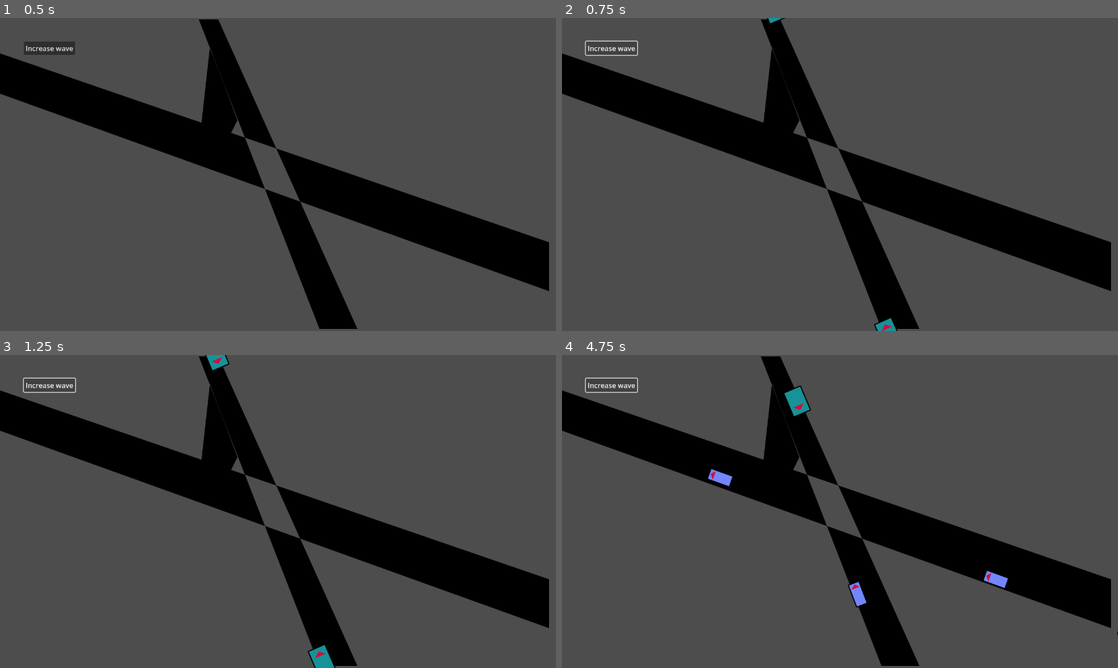
Above: before the commit, frames 1-4 (two rows, left to right).
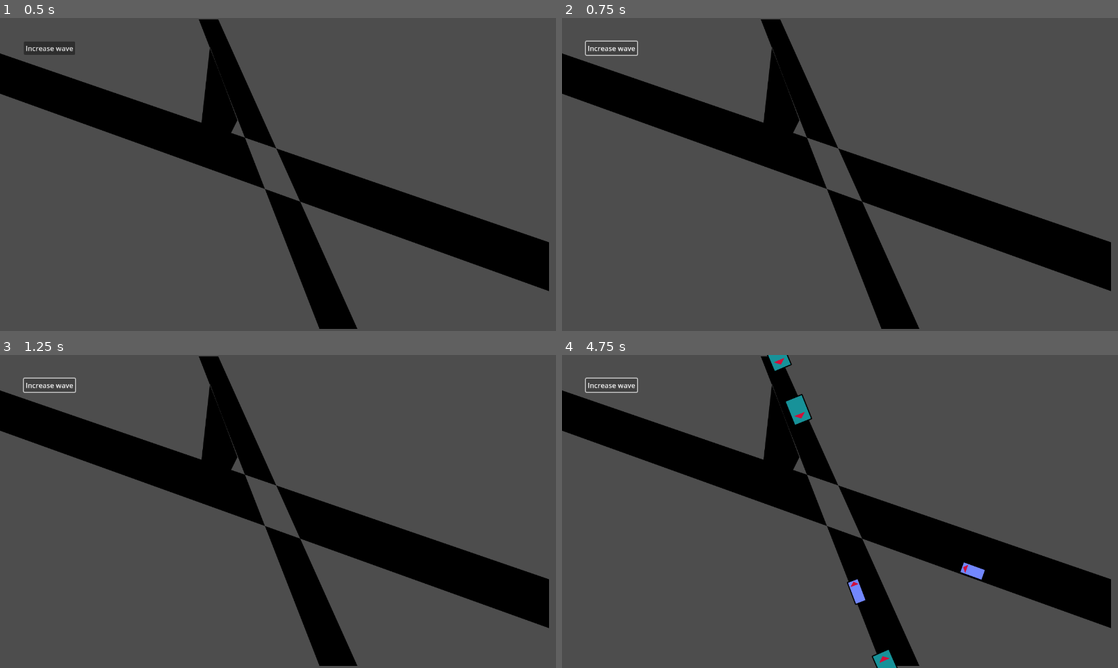
Above: after the commit, the same moments.

Repository: WinnerWind/omov-game
Game: Godot game, scene res://scenes/main.tscn
Same seed, same stepped clock (60 frames per second), same inputs: the game is played once before the commit and once after it.
Inputs:
- Up to frame 1 (0.5 s): no input
- Up to frame 2 (0.75 s): click "Increase wave" at 0.5 s
- Up to frame 3 (1.25 s): no input
- Up to frame 4 (4.75 s): click "Increase wave" at 1.25 s; click "Increase wave" at 2 s

Frame 1 is identical in both runs. In frame 2, 0.1% of the frame differs, in the area x 36-61%, y 0-100%; in frame 3, 0.4%; in frame 4, 1.1%, in the area x 26-100%, y 0-100%.

Commit message:
Car spawner manager

Diff:
--- a/scenes/main.tscn
+++ b/scenes/main.tscn
@@ -1,10 +1,11 @@
-[gd_scene load_steps=16 format=3 uid="uid://bp6qss41chrho"]
+[gd_scene load_steps=17 format=3 uid="uid://bp6qss41chrho"]
 
 [ext_resource type="Script" uid="uid://bikrhnp7h2fj6" path="res://scripts/pothole_spawner.gd" id="1_o5qli"]
 [ext_resource type="Script" uid="uid://dwnwtqxdffhvo" path="res://scripts/game_manager.gd" id="1_tbgi4"]
 [ext_resource type="PackedScene" uid="uid://bl8poaryl3h53" path="res://scenes/prefabs/pothole.tscn" id="2_0wfyh"]
 [ext_resource type="Script" uid="uid://cqp60ymv8d6c2" path="res://scripts/car_spawner.gd" id="3_jyhfs"]
 [ext_resource type="PackedScene" uid="uid://ctmkpurla8vot" path="res://scenes/prefabs/vehicles/car.tscn" id="4_tbgi4"]
+[ext_resource type="Script" uid="uid://d0g0a2kvadj5b" path="res://scripts/car_spawner_manager.gd" id="5_85g3d"]
 [ext_resource type="PackedScene" uid="uid://b8coxilqnsum0" path="res://scenes/prefabs/vehicles/bus.tscn" id="6_tefeu"]
 [ext_resource type="PackedScene" uid="uid://d2id2nwbly58y" path="res://scenes/prefabs/vehicles/bike.tscn" id="7_o6xl0"]
 [ext_resource type="Texture2D" uid="uid://bt0r1bo428iaf" path="res://assets/art/map-placeholder.svg" id="8_tipki"]
@@ -53,7 +54,7 @@
 
 [node name="Node2D" type="Node2D" node_paths=PackedStringArray("car_spawner", "pothole_spawner")]
 script = ExtResource("1_tbgi4")
-car_spawner = NodePath("CarSpawner")
+car_spawner = NodePath("Spanwers")
 pothole_spawner = NodePath("PotholeSpawner")
 
 [node name="Sprite2D" type="Sprite2D" parent="."]
@@ -69,7 +70,11 @@
 min_delay = 30.0
 pothole_scene = ExtResource("2_0wfyh")
 
-[node name="CarSpawner" type="Node2D" parent="."]
+[node name="Spanwers" type="Node2D" parent="." node_paths=PackedStringArray("spawners")]
+script = ExtResource("5_85g3d")
+spawners = [NodePath("North")]
+
+[node name="North" type="Node2D" parent="Spanwers"]
 script = ExtResource("3_jyhfs")
 max_delay = 1.0
 min_delay = 0.1
@@ -88,5 +93,4 @@
 
 [node name="Path2D" type="Path2D" parent="."]
 
-[connection signal="all_cars_cleared" from="CarSpawner" to="." method="wave_ended"]
 [connection signal="pressed" from="Button" to="." method="wave_increase"]
--- a/scripts/car_spawner.gd
+++ b/scripts/car_spawner.gd
@@ -17,6 +17,7 @@
 @export var bus_packed:PackedScene
 @export var bike_packed:PackedScene
 var timer:Timer
+var spawner_signal_emitted:bool
 
 signal all_cars_spawned()
 signal all_cars_cleared()
@@ -27,9 +28,10 @@
 	timer.timeout.connect(queue_spawn)
 	timer.start(delay)
 
-var last_curve:Curve2D
+
 func queue_spawn() -> void:
 	if not vehicles_spawned >= number_of_vehicles_to_spawn:
+		spawner_signal_emitted = false
 		var rand := randf()
 		var vehicle:CarPath
 		if rand < 0.2: #car spawn
@@ -44,15 +46,14 @@
 		vehicle.crashed.connect(check_all_cars_finished)
 		vehicle.path_complete.connect(check_all_cars_finished)
 
-		#Find a unique curve so we don't spawn in the same place twice in a row
-		while curve == last_curve: curve = curves.pick_random()
-		last_curve = curve
 		vehicle.curve = curve
 		add_child(vehicle)
 		timer.start(delay)
 		vehicles_spawned += 1
 	else:
-		all_cars_spawned.emit()
+		if not spawner_signal_emitted:
+			all_cars_spawned.emit()
+			spawner_signal_emitted = true
 
 
 func check_all_cars_finished():
--- /dev/null
+++ b/scripts/car_spawner_manager.gd
@@ -0,0 +1,34 @@
+extends Node
+class_name CarSpawnerManager
+
+@export var spawners:Array[CarSpawner]
+
+@export var number_of_vehicles_to_spawn:int
+
+signal all_cars_spawned()
+signal all_cars_cleared()
+
+var spawners_complete:int #number of spawners in which all cars have spawned
+var spawners_cleared:int #number of spawners in which all cars have cleared.
+
+func _ready() -> void:
+	for spawner in spawners:
+		spawner.all_cars_spawned.connect(_spawner_cars_spawned)
+		spawner.all_cars_cleared.connect(_spawner_cars_cleared)
+
+func increase_wave():
+	spawners_cleared = 0
+	spawners_complete = 0
+	for spawner in spawners:
+		spawner.number_of_vehicles_to_spawn = number_of_vehicles_to_spawn
+
+func _spawner_cars_cleared():
+	spawners_cleared += 1
+	print("Spawners that cleared: %s"%spawners_cleared)
+	if spawners_cleared == spawners.size():
+		all_cars_cleared.emit()
+func _spawner_cars_spawned():
+	spawners_complete += 1
+	print("Spawners that completed: %s"%spawners_complete)
+	if spawners_complete == spawners.size():
+		all_cars_spawned.emit()
--- a/scripts/game_manager.gd
+++ b/scripts/game_manager.gd
@@ -16,14 +16,14 @@
 			(wave_number + 10) / 0.2 * pow(1.2,0.2)
 		)
 @export_group("Nodes")
-@export var car_spawner:CarSpawner
+@export var car_spawner:CarSpawnerManager
 @export var pothole_spawner:PotholeSpawner
 
 func wave_increase():
 	print("WAVE INCREASE --- No. %s - cars %s  potholes %s"%[wave_number,cars_this_wave,potholes_this_wave])
 	wave_number += 1
 	car_spawner.number_of_vehicles_to_spawn = cars_this_wave
-	car_spawner.queue_spawn()
+	car_spawner.increase_wave()
 
 	pothole_spawner.number_of_potholes_to_spawn = potholes_this_wave
 	pothole_spawner.queue_spawn_pothole()
Not shown, added: scripts/car_spawner_manager.gd.uid
